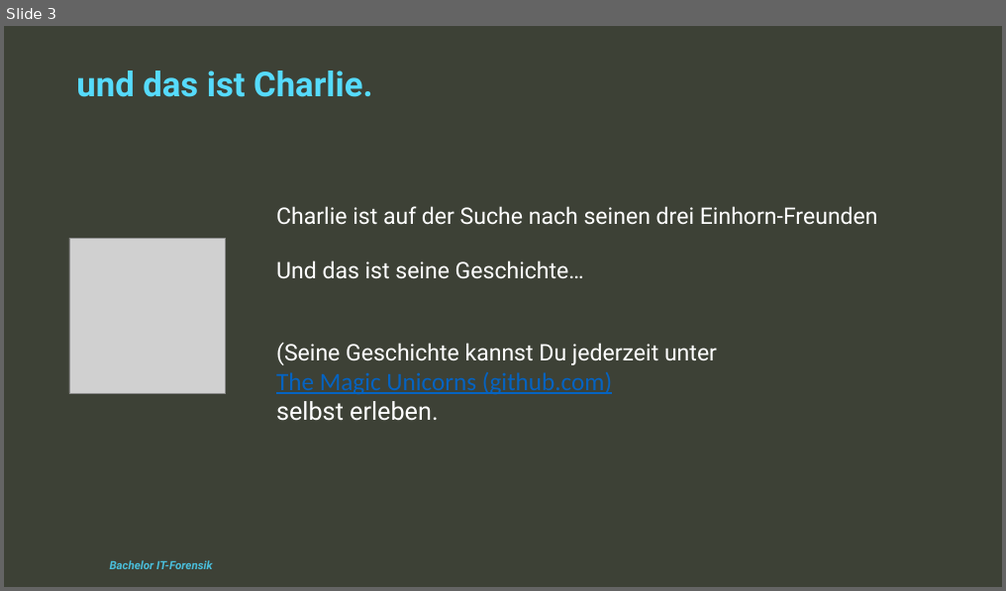
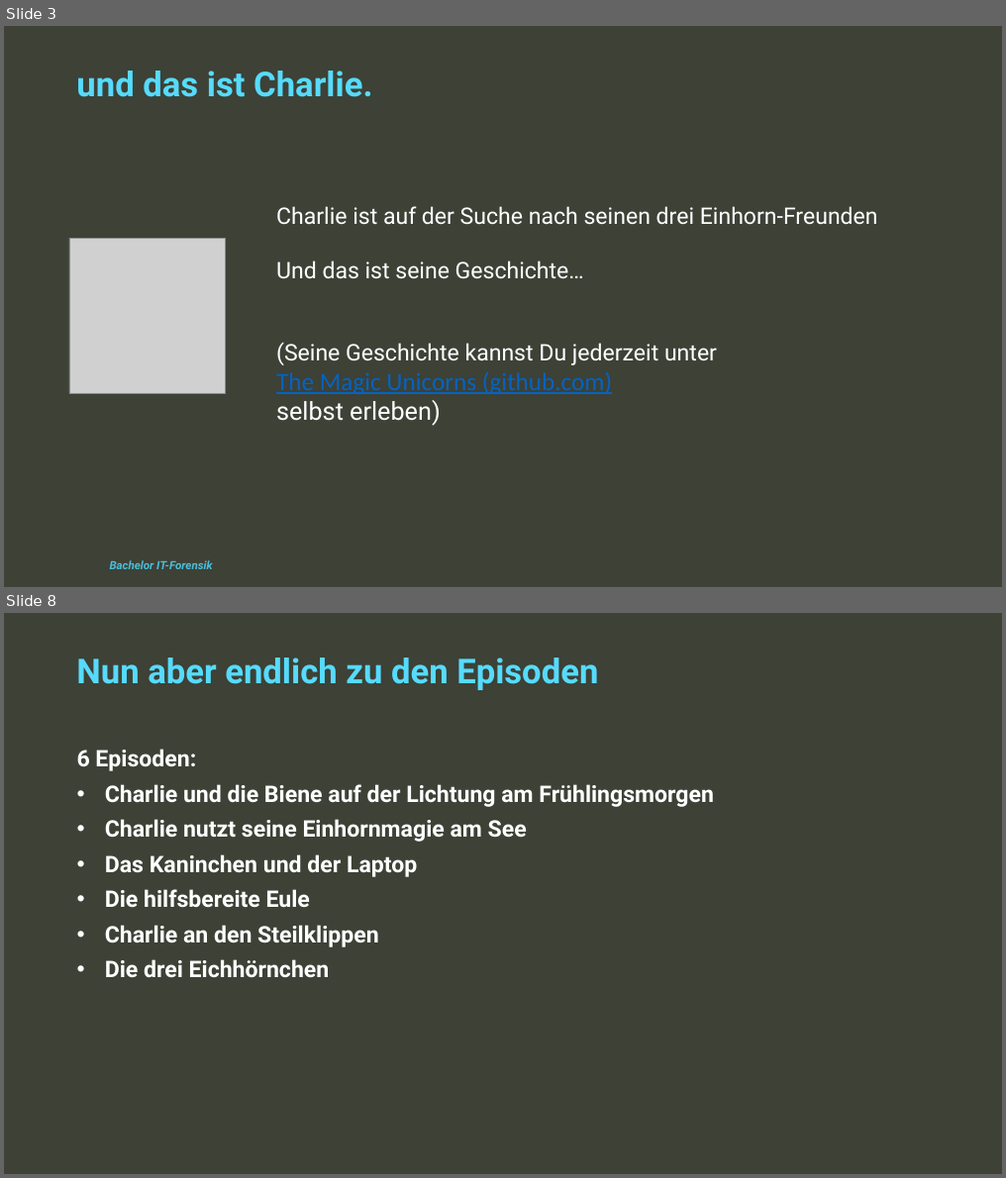
Before and after one commit to The-Magic-Unicorns/pythonescaperoom, a slide deck: TheStory/ProgrammierungII_Gruppe6Mün_EscapeRoom_Präsentation.pptx. Shown one above the other, each under a label of ours: slide 3 before the commit, slides 3 and 8 after it; the slides between them are not shown. The pictures are 1006x591 and 1006x1178 pixels, drawn with LibreOffice and Linux fonts; fonts in the diff are those of the drawing; grey boxes stand for pictures; background and template pictures are left out. Boxes give left, top, right and bottom in pixels: in the first picture for what was removed or moved away, otherwise in the second. Text is boxed around its words. In the diff, an @@ line names an element or a change of style, - is before the commit and + after.

```diff
--- a/TheStory/ProgrammierungII_Gruppe6Mün_EscapeRoom_Präsentation.pptx
+++ b/TheStory/ProgrammierungII_Gruppe6Mün_EscapeRoom_Präsentation.pptx
@@ slide 8 added at (4, 613, 1002, 1174), background #3D4136 @@
@@ text added at (76, 658, 598, 690), 33 pt, text #56DBFD, bold @@
+Nun aber endlich zu den Episoden
@@ text added at (77, 749, 714, 977), 22 pt, text #FFFFFF, bold @@
+6 Episoden:
+• Charlie und die Biene auf der Lichtung am Frühlingsmorgen
+• Charlie nutzt seine Einhornmagie am See
+• Das Kaninchen und der Laptop
+• Die hilfsbereite Eule
+• Charlie an den Steilklippen
+• Die drei Eichhörnchen
@@ slide 3 changed as well @@
@@ text at (276, 400, 441, 426): text changed @@
-selbst erleben.
+selbst erleben)
```
Also in this commit, not shown: 1 other slide changed, 11 other slides added, 2 slides removed.
